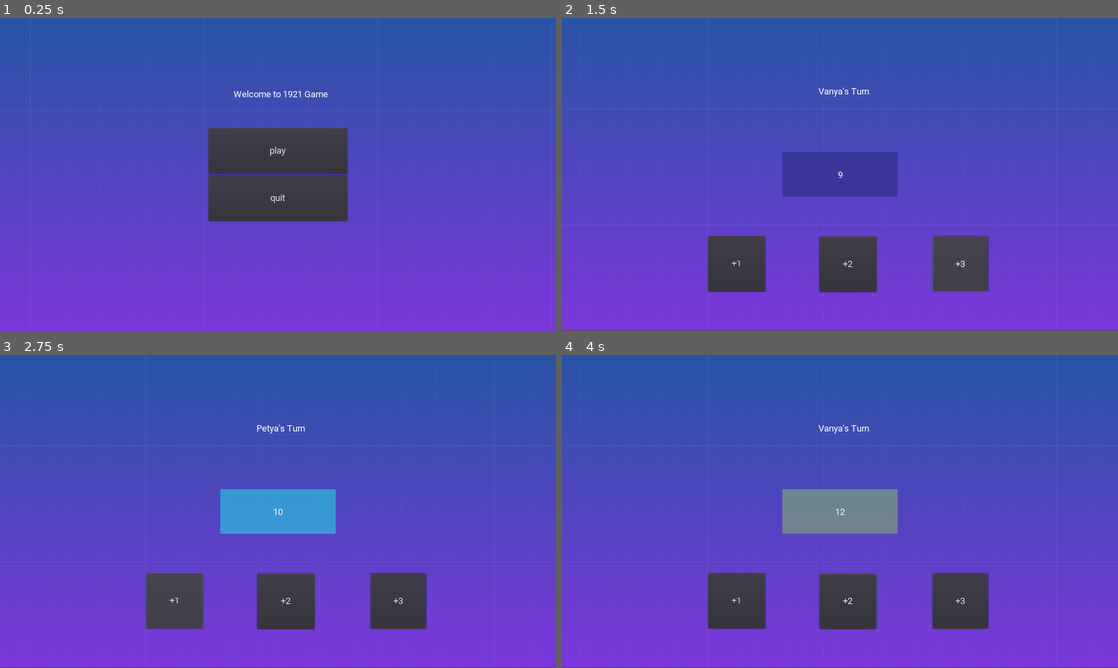
Above: before the commit, frames 1-4 (two rows, left to right).
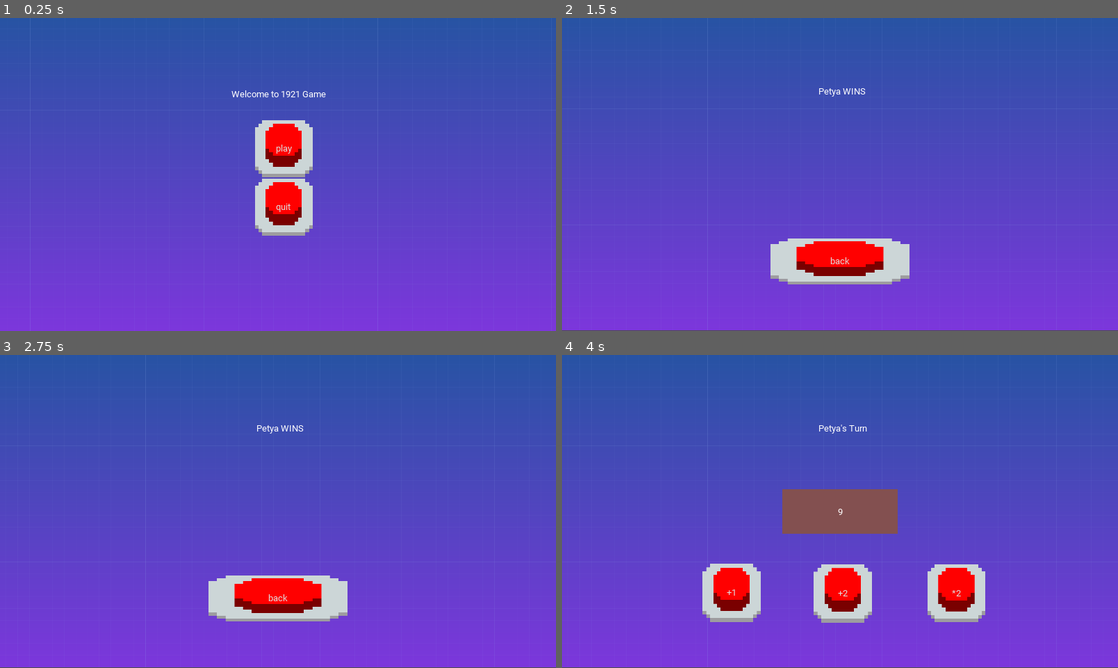
Above: after the commit, the same moments.

Repository: WhiteDragonBorn/GO_DO
Game: Godot game, scene res://Screens/MainScreen.tscn
The game is run twice, just before and just after one commit, with the same random seed, the same clock (stepped at 60 frames per second) and the same inputs.
Inputs (mouse positions are in pixels of both pictures, inside the frame that each line leads up to):
- Up to frame 1 (0.25 s): no input
- Up to frame 2 (1.5 s): click "play" at 0.5 s; click "+3" (after the commit: "*2") at 1.25 s
- Up to frame 3 (2.75 s): click (172, 602) at 2 s, where only the run before the commit has a clickable "+1"
- Up to frame 4 (4 s): click (845, 602) at 2.75 s, where only the run before the commit has a clickable "+2"; click (845, 486) at 3.5 s, where only the run after the commit has a clickable "play"

The runs differ from the first frame. In frame 1, 8.4% of the frame differs, in the area x 37-63%, y 23-70%; in frame 2, 11%, in the area x 26-77%, y 22-88%; in frame 3, 11%; in frame 4, 9.8%.

Commit message:
ну бету

Diff:
--- a/Scenes/One_pile.tscn
+++ b/Scenes/One_pile.tscn
@@ -48,31 +48,31 @@
 }
 
 [node name="Button1" type="Button" parent="."]
-margin_left = 504.0
-margin_top = 752.0
-margin_right = 703.0
-margin_bottom = 944.0
+margin_left = 486.0
+margin_top = 721.0
+margin_right = 686.0
+margin_bottom = 921.0
 text = "+1"
 __meta__ = {
 "_edit_use_anchors_": false
 }
 
 [node name="Button2" type="Button" parent="."]
-margin_left = 888.0
-margin_top = 754.0
-margin_right = 1087.0
-margin_bottom = 946.0
+margin_left = 870.0
+margin_top = 723.0
+margin_right = 1070.0
+margin_bottom = 923.0
 text = "+2"
 __meta__ = {
 "_edit_use_anchors_": false
 }
 
 [node name="Button3" type="Button" parent="."]
-margin_left = 1280.0
-margin_top = 753.0
-margin_right = 1472.0
-margin_bottom = 945.0
-text = "+3"
+margin_left = 1262.0
+margin_top = 722.0
+margin_right = 1462.0
+margin_bottom = 922.0
+text = "*2"
 __meta__ = {
 "_edit_use_anchors_": false
 }
--- a/Screens/MainScreen.tscn
+++ b/Screens/MainScreen.tscn
@@ -30,28 +30,34 @@
 }
 
 [node name="HeaderText" parent="." instance=ExtResource( 3 )]
+margin_left = -168.0
+margin_top = 208.0
+margin_right = 173.0
+margin_bottom = 316.0
 custom_fonts/font = SubResource( 1 )
 
 [node name="VBoxContainer" type="VBoxContainer" parent="."]
-anchor_left = 0.5
-anchor_top = 0.5
-anchor_right = 0.5
-anchor_bottom = 0.5
-margin_left = -240.0
-margin_top = -160.5
-margin_right = 240.0
-margin_bottom = 160.5
+anchor_left = 0.504
+anchor_top = 0.496
+anchor_right = 0.504
+anchor_bottom = 0.496
+margin_left = -87.68
+margin_top = -183.68
+margin_right = 112.32
+margin_bottom = 216.32
 __meta__ = {
 "_edit_use_anchors_": false
 }
 
 [node name="StartButton" parent="VBoxContainer" instance=ExtResource( 1 )]
+margin_right = 200.0
+margin_bottom = 198.0
 next_scene_path = "res://Scenes/One_pile.tscn"
 
 [node name="BackButton" parent="VBoxContainer" instance=ExtResource( 2 )]
 anchor_left = 0.0
 anchor_right = 0.0
 margin_left = 0.0
-margin_top = 162.0
-margin_right = 480.0
-margin_bottom = 321.0
+margin_top = 202.0
+margin_right = 200.0
+margin_bottom = 400.0
--- a/Scripts/MAIN.gd
+++ b/Scripts/MAIN.gd
@@ -16,7 +16,7 @@
 
 func _ready(): # Загрузка игры
 	rng.randomize()	# Обновляем наш рандомайзер (иначе одно и то же выдаёт)
-	var randint = rng.randi_range(1,20)
+	var randint = rng.randi_range(0,35)
 	SCORE.set_text(str(randint)) # Главный счётчик игры (куча камней)
 
 func _on_Button_pressed():
@@ -33,7 +33,7 @@
 
 func _on_Button3_pressed():
 	BGC.color = Color(rng.randf(), rng.randf(), rng.randf(),0.5)
-	var num = int(SCORE.get_text()) + int(BTNS[3-1].get_text()[1])
+	var num = int(SCORE.get_text()) * int(BTNS[3-1].get_text()[1])
 	SCORE.set_text(str(num))
 	turn_num+=1
 
@@ -44,7 +44,7 @@
 	else:
 		TURN.text = "Vanya's Turn"
 
-	if int(SCORE.text) >= 30:     # Если >= 30 игра завершается
+	if int(SCORE.text) >= 36:     # Если >= 30 игра завершается
 		BGC.hide()
 		SCORE.hide()
 
--- a/new_theme.tres
+++ b/new_theme.tres
@@ -1,6 +1,25 @@
-[gd_resource type="Theme" load_steps=2 format=2]
+[gd_resource type="Theme" load_steps=7 format=2]
 
 [ext_resource path="res://myfont_roboto.tres" type="DynamicFont" id=1]
+[ext_resource path="res://pressed.png" type="Texture" id=2]
+[ext_resource path="res://normal sost.png" type="Texture" id=3]
+
+[sub_resource type="StyleBoxTexture" id=4]
+texture = ExtResource( 3 )
+region_rect = Rect2( 0, 0, 512, 512 )
+
+[sub_resource type="StyleBoxTexture" id=3]
+texture = ExtResource( 3 )
+region_rect = Rect2( 0, 0, 512, 512 )
+
+[sub_resource type="StyleBoxTexture" id=2]
+texture = ExtResource( 2 )
+region_rect = Rect2( 0, 0, 512, 512 )
 
 [resource]
 default_font = ExtResource( 1 )
+Button/styles/disabled = null
+Button/styles/focus = null
+Button/styles/hover = SubResource( 4 )
+Button/styles/normal = SubResource( 3 )
+Button/styles/pressed = SubResource( 2 )
Binary file added: normal sost.png
Not shown, added: normal sost.png.import
Binary file added: pressed.png
Not shown, added: pressed.png.import
